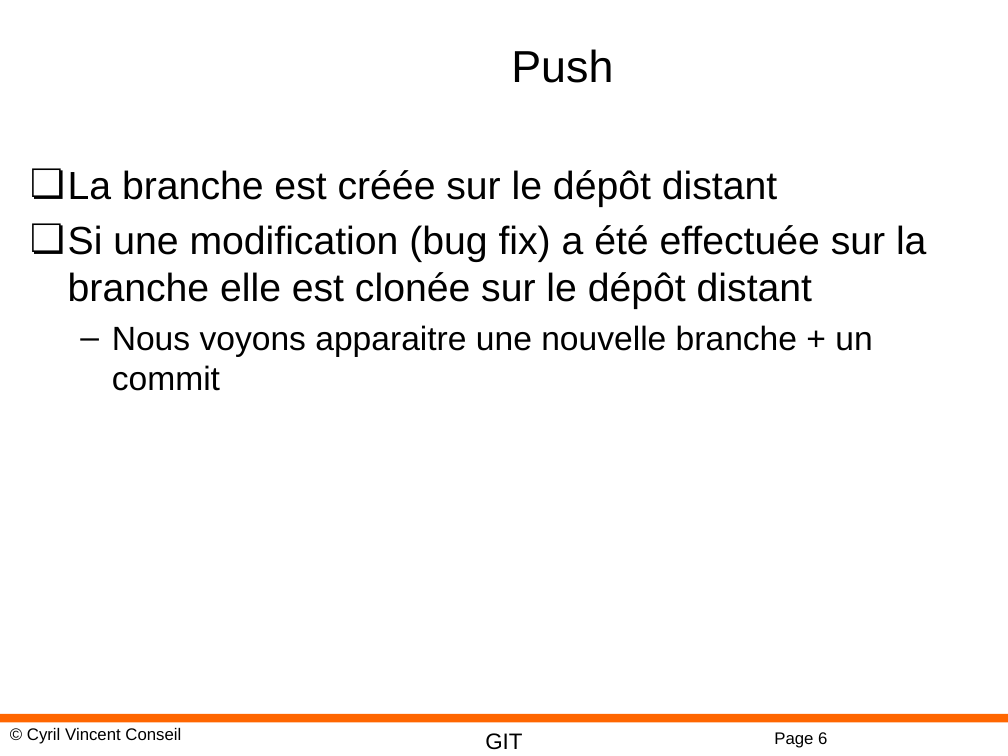
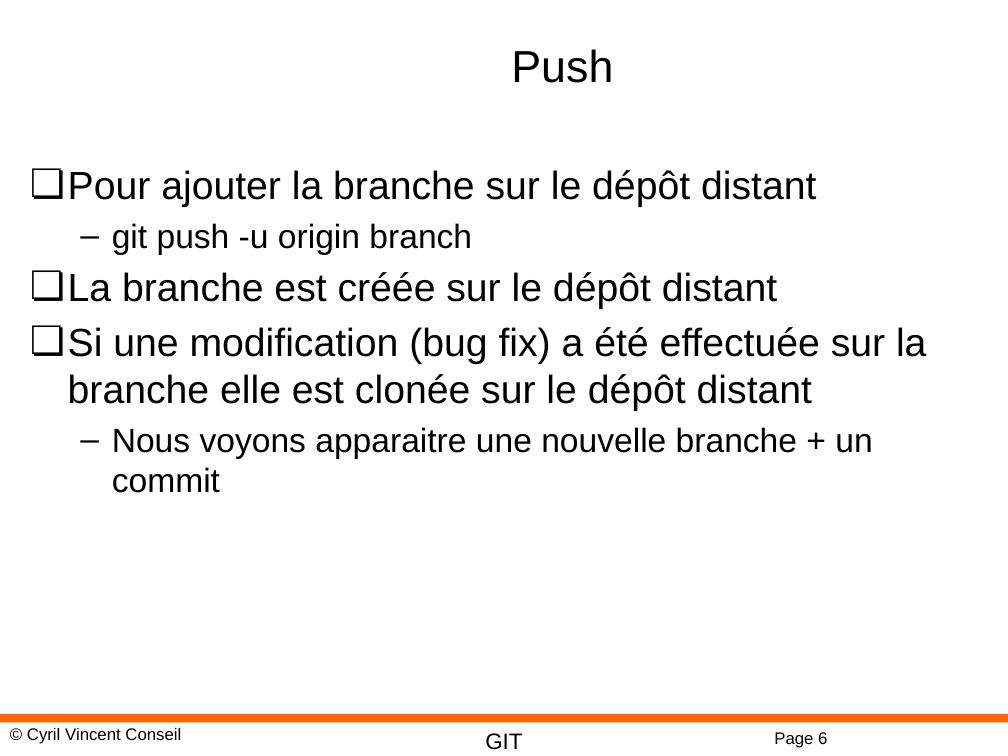
Before and after one commit to cyrilvincent/git, a slide deck: slide 6 of ppt/GIT03-Branches.pptx. Drawn at 1008x756 pixels with LibreOffice and Linux fonts; fonts in the diff are those of the drawing; background and template pictures are left out. Boxes give left, top, right and bottom in pixels: in the first picture for what was removed or moved away, otherwise in the second. Text is boxed around its words. In the diff, an @@ line names an element or a change of style, - is before the commit and + after.

Commit message:
branch test 2

```diff
--- a/ppt/GIT03-Branches.pptx
+++ b/ppt/GIT03-Branches.pptx
@@ text at (68, 170, 816, 255): paragraphs added @@
+❏ Pour ajouter la branche sur le dépôt distant
+  – git push -u origin branch
```
Also in this commit, not shown: 1 slide added, 1 other file.
